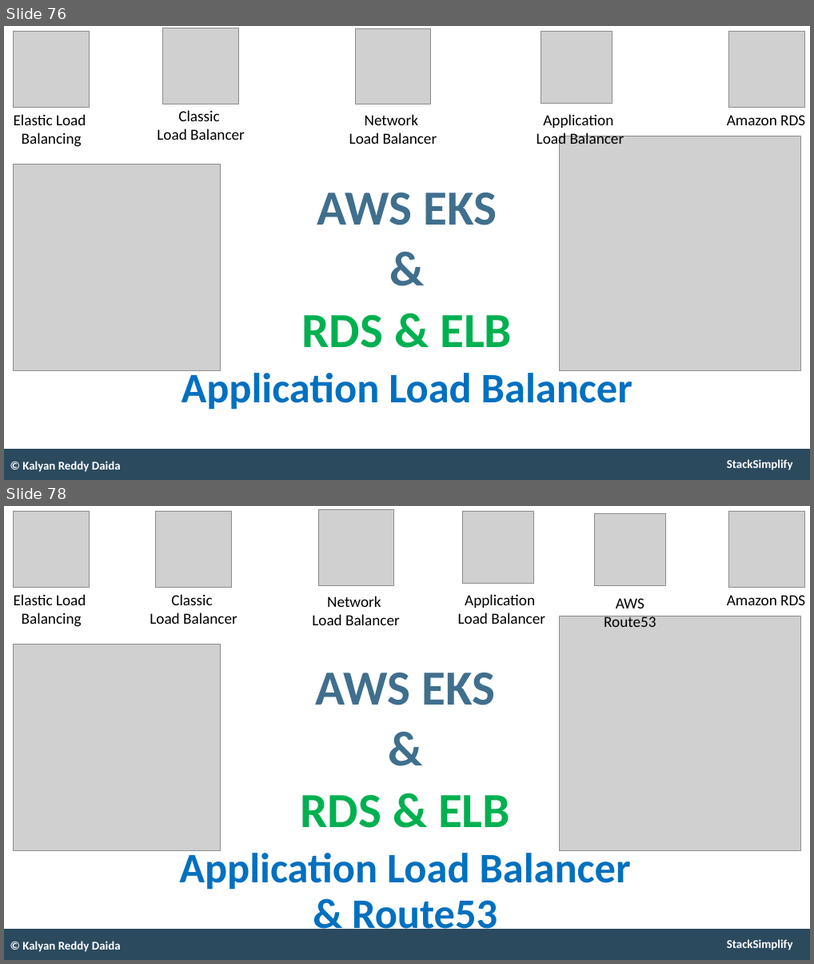
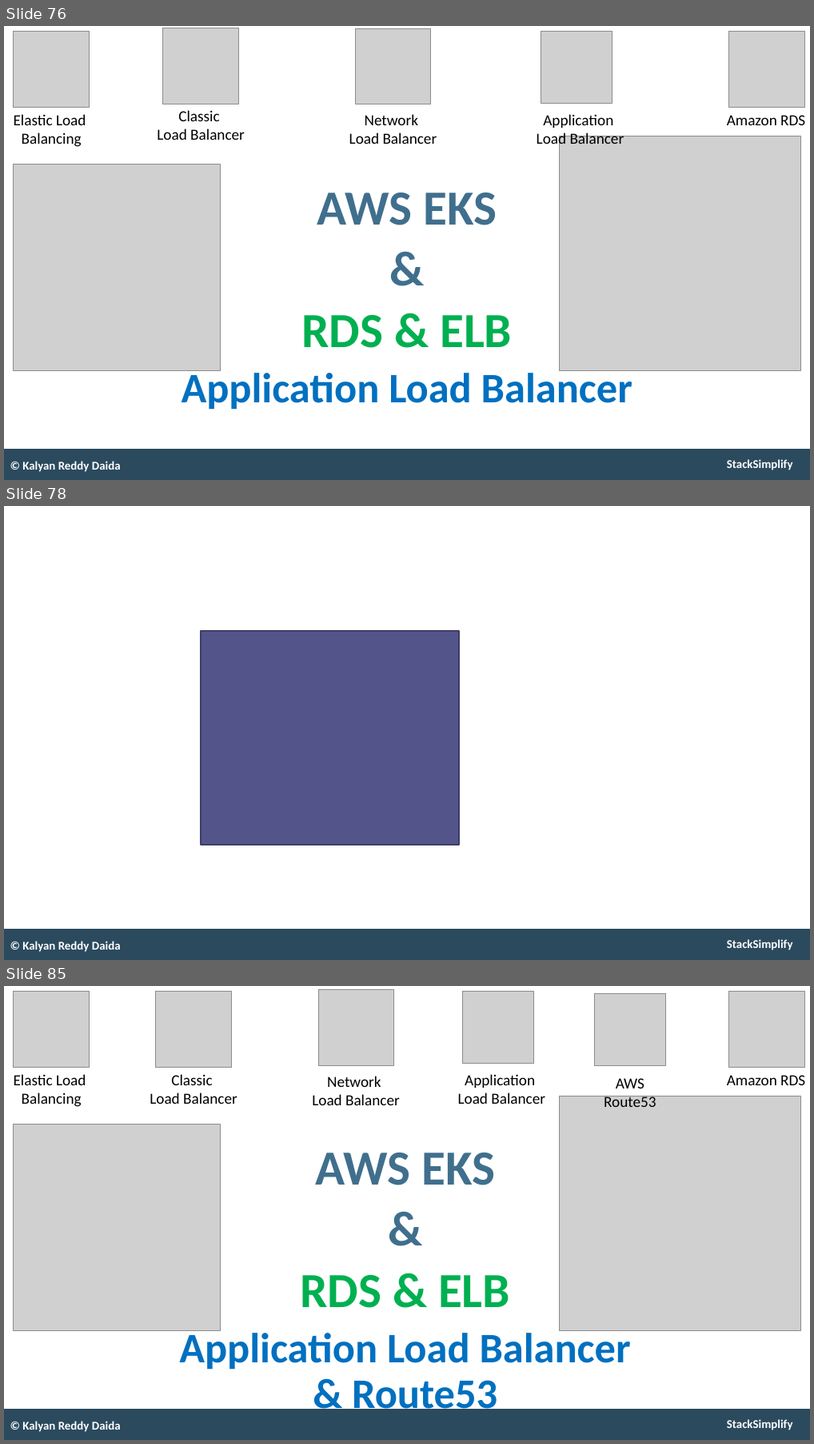
Before and after one commit to stacksimplify/aws-eks-kubernetes-masterclass, a slide deck: presentation/AWS-Fargate-and-EKS-Masterclass.pptx. Shown one above the other, each under a label of ours: slides 76 and 78 before the commit, slides 76, 78 and 85 after it; the slides between them are not shown. The pictures are 814x964 and 814x1444 pixels, drawn with LibreOffice and Linux fonts; fonts in the diff are those of the drawing; grey boxes stand for pictures. Boxes give left, top, right and bottom in pixels: in the first picture for what was removed or moved away, otherwise in the second. Text is boxed around its words. In the diff, an @@ line names an element or a change of style, - is before the commit and + after.

```diff
--- a/presentation/AWS-Fargate-and-EKS-Masterclass.pptx
+++ b/presentation/AWS-Fargate-and-EKS-Masterclass.pptx
@@ slide 78 added at (4, 506, 810, 960), background #FFFFFF; not listed: 2 template elements that a slide beside it also shows @@
@@ rectangle added at (201, 631, 459, 844), fill #53548A, outline #3D3E66 2 pt @@
@@ text added at (22, 940, 121, 952), 17 pt, text #FFFFFF, bold @@
+© Kalyan Reddy Daida
@@ what was slide 78 is now slide 85 @@
```
Also in this commit, not shown: 1 slide changed, 6 other slides added, 6 other files.
